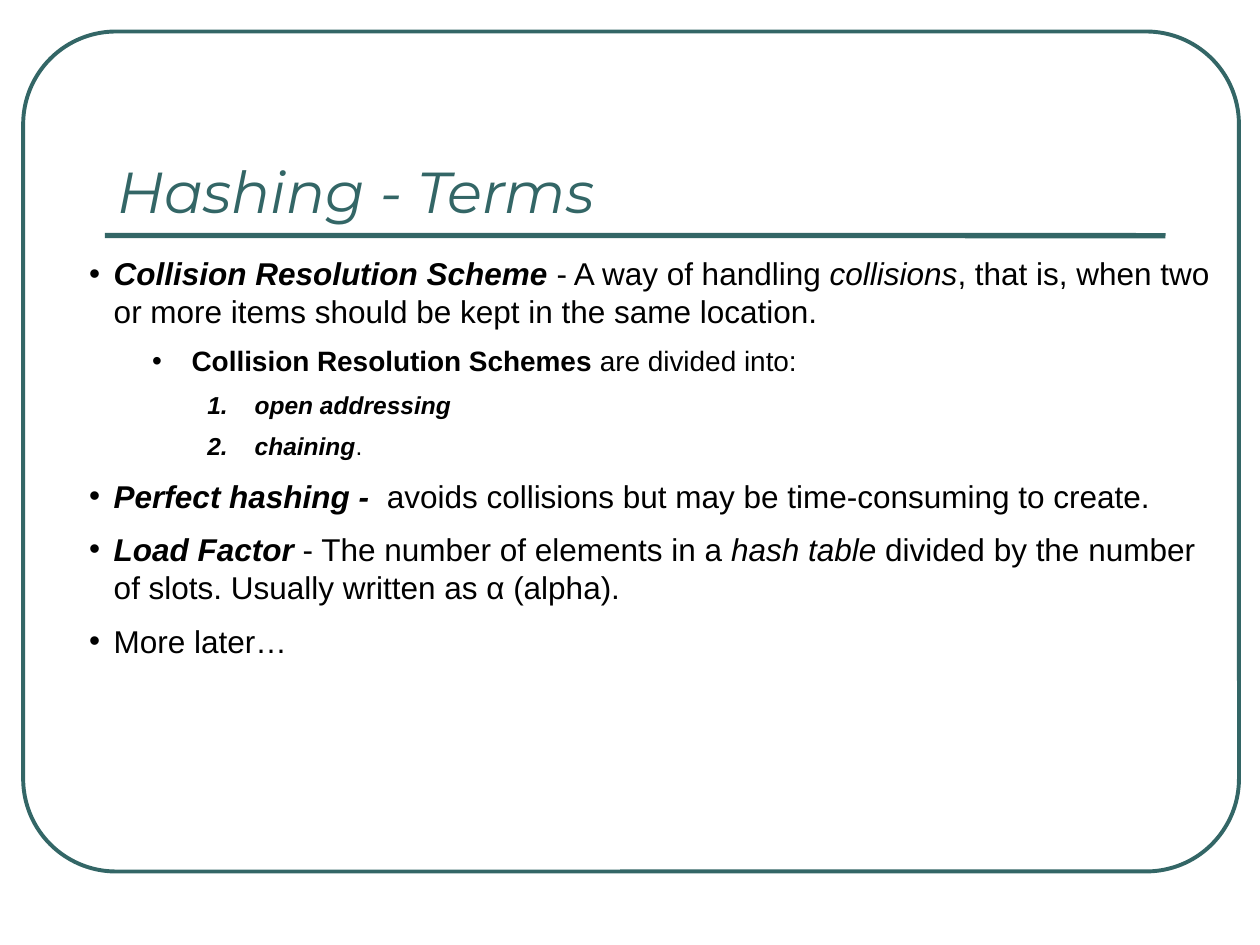
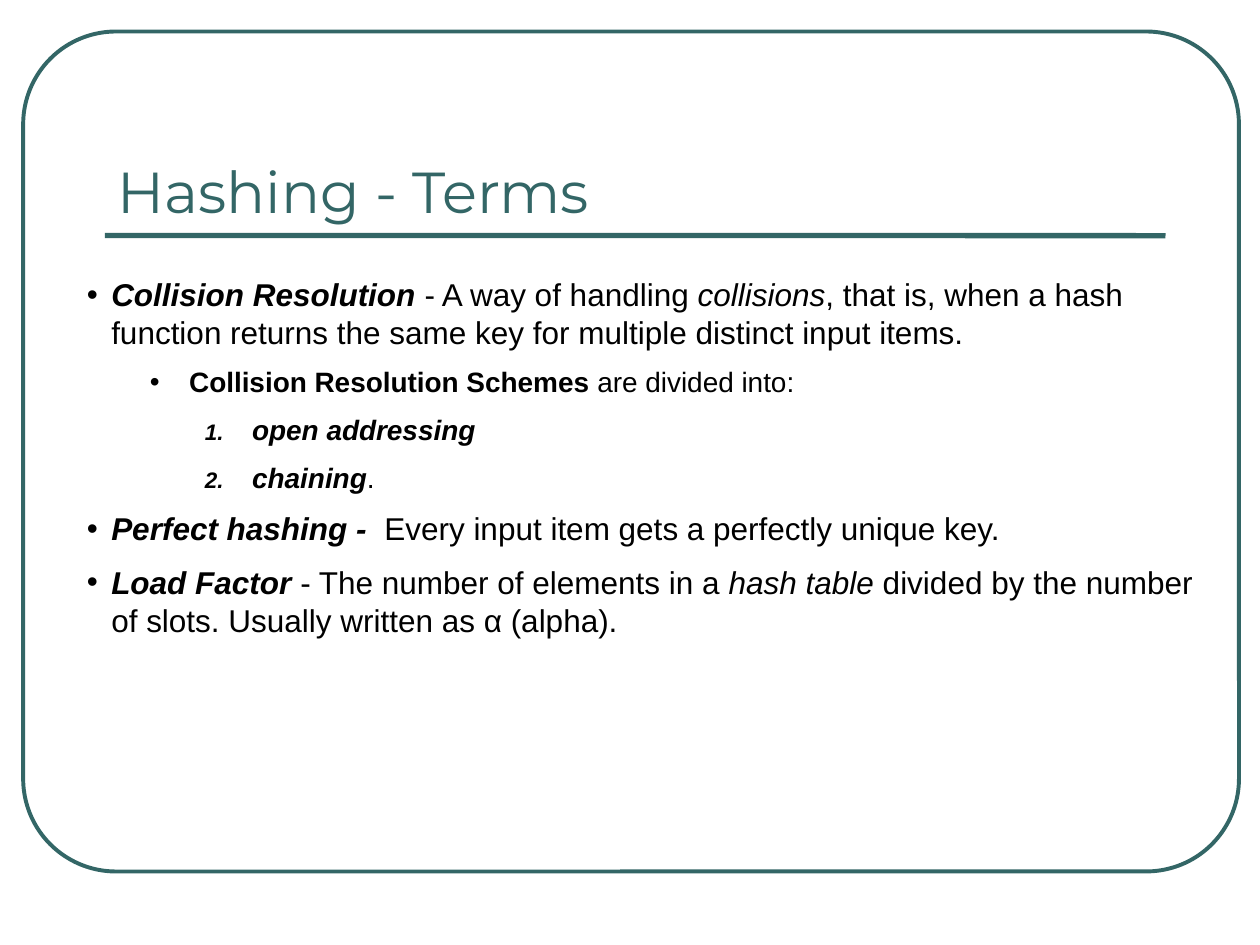
Before and after one commit to rugbyprof/3013-Algorithms, a slide deck: slide 19 of Lectures/07-Hashing/Hashing_Feb_16_2021.pptx (slide 18 before the commit). Drawn at 1260x945 pixels with LibreOffice and Linux fonts; fonts in the diff are those of the drawing. Boxes give left, top, right and bottom in pixels: in the first picture for what was removed or moved away, otherwise in the second. Text is boxed around its words. In the diff, an @@ line names an element or a change of style, - is before the commit and + after.

Commit message:
hash ppt

```diff
--- a/Lectures/07-Hashing/Hashing_Feb_16_2021.pptx
+++ b/Lectures/07-Hashing/Hashing_Feb_16_2021.pptx
@@ text "Hashing - Terms" at [117,170,589,225]: italic off @@
@@ text "Collision Resolution - A way ...": place and size @@
-text "Collision Resolution - A way ..." at [114,262,1209,654]
+text "Collision Resolution - A way ..." at [111,283,1193,638]
@@ text at [111,283,1123,350]: text changed @@
-• Collision Resolution Scheme - A way of handling collisions, that is, when two or more items should be kept in the same location.
+• Collision Resolution - A way of handling collisions, that is, when a hash function returns the same key for multiple distinct input items.
@@ text at [252,419,476,493]: size 14 to 16 pt in "open addressing", "chaining."; more space between paragraphs @@
@@ text at [111,517,999,546]: text changed @@
-• Perfect hashing - avoids collisions but may be time-consuming to create.
+• Perfect hashing - Every input item gets a perfectly unique key.
@@ text at [114,630,287,654]: paragraph removed @@
-• More later…
```
Also in this commit, not shown: 23 other slides changed, 6 slides added, 5 slides removed, 5 other files.
